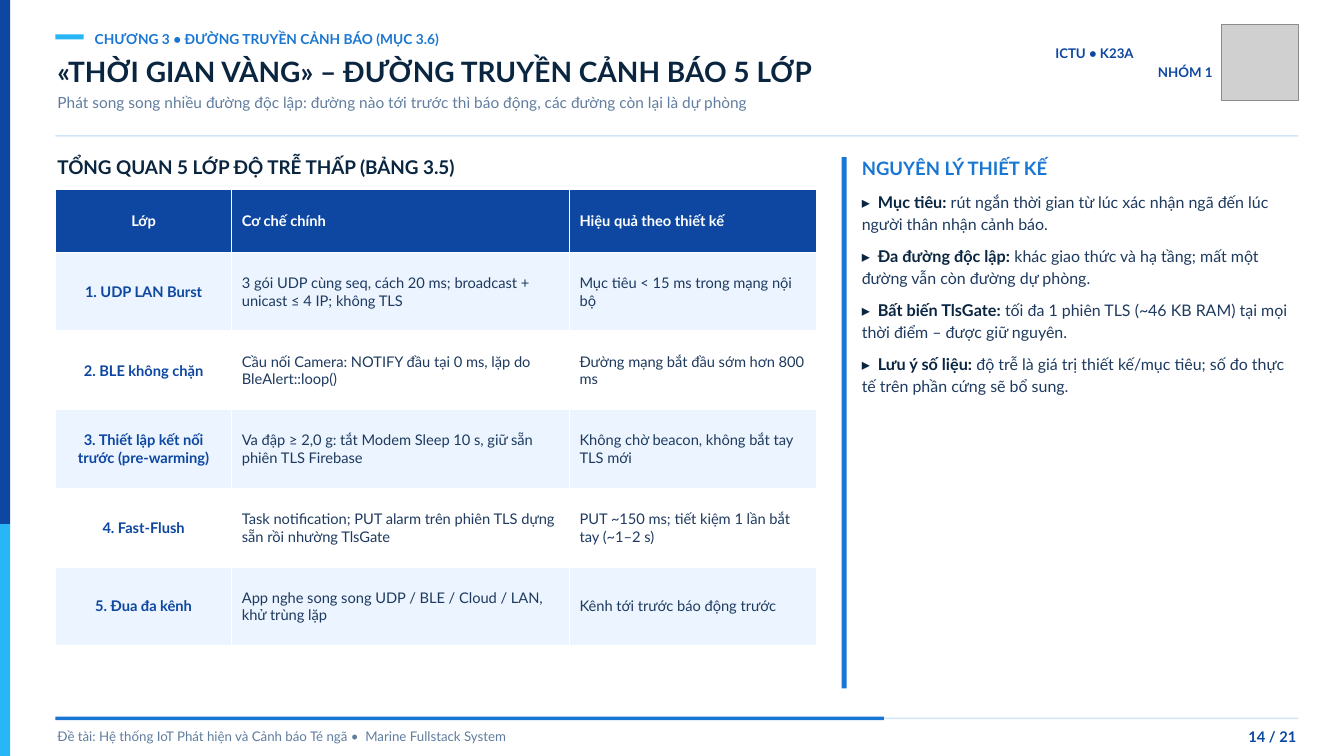
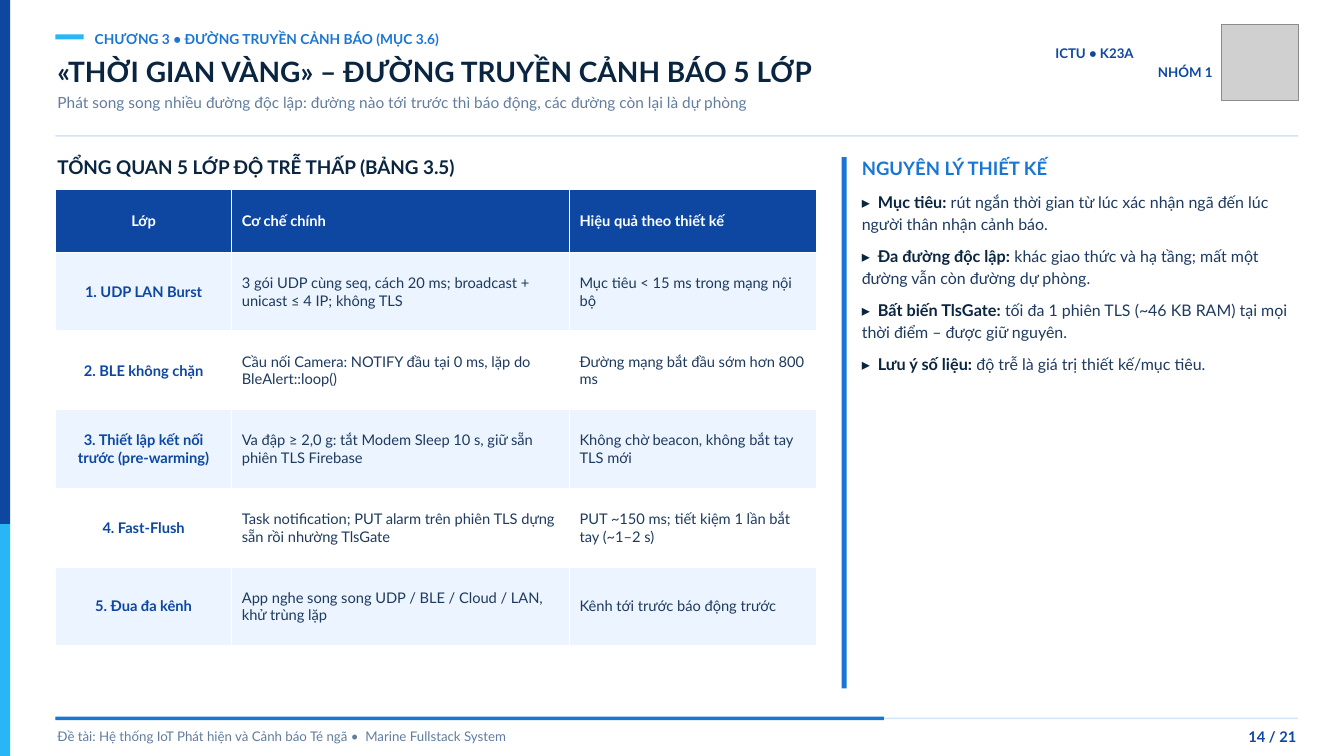
Before and after one commit to twhunq/Fall-Detect, a slide deck: slide 14 of docs/reports/Slide_Thuyet_Trinh_Nhom_1.pptx. Drawn at 1344x756 pixels with LibreOffice and Linux fonts; fonts in the diff are those of the drawing; grey boxes stand for pictures. Boxes give left, top, right and bottom in pixels: in the first picture for what was removed or moved away, otherwise in the second. Text is boxed around its words. In the diff, an @@ line names an element or a change of style, - is before the commit and + after.

```diff
--- a/docs/reports/Slide_Thuyet_Trinh_Nhom_1.pptx
+++ b/docs/reports/Slide_Thuyet_Trinh_Nhom_1.pptx
@@ text at box(878, 356, 1206, 373): text changed @@
-▸ Lưu ý số liệu: độ trễ là giá trị thiết kế/mục tiêu; số đo thực tế trên phần cứng sẽ bổ sung.
+▸ Lưu ý số liệu: độ trễ là giá trị thiết kế/mục tiêu.
```
Also in this commit, not shown: 6 other slides changed, 8 other files.
